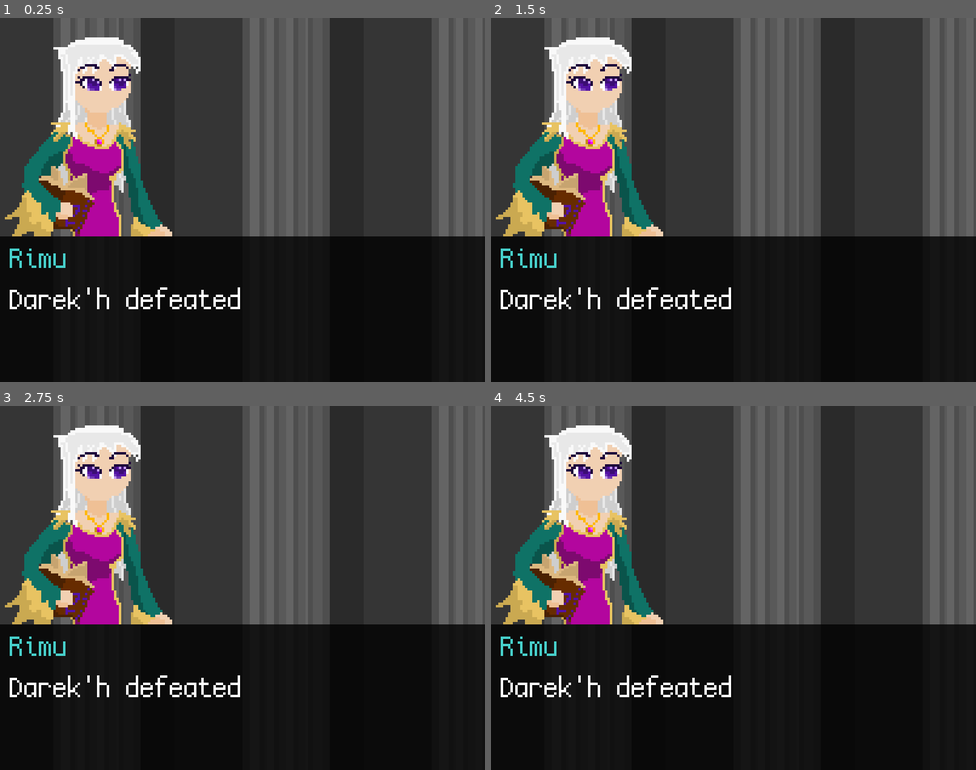
Above: before the commit, frames 1-4 (two rows, left to right).
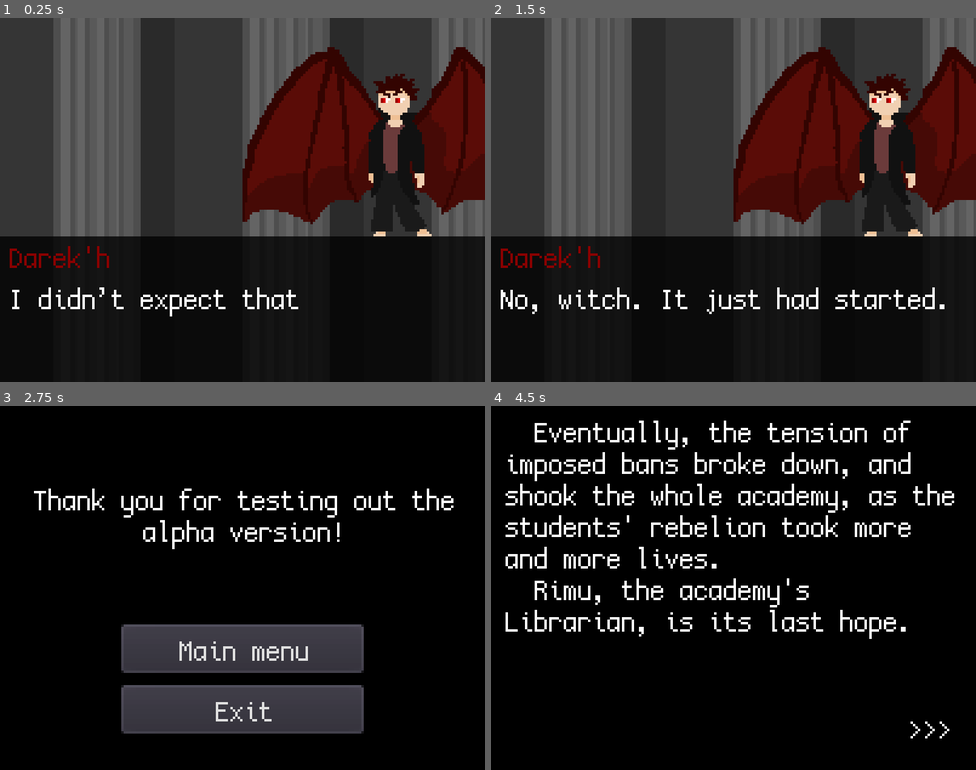
Above: after the commit, the same moments.

Repository: Voltinus/rimu
Game: Godot game, scene res://levels/Dialogue10DarekhAfter/Dialogue10DarekhAfter.tscn
Same seed, same stepped clock (60 frames per second), same inputs: the game is played once before the commit and once after it. This scene is started directly instead of the project's main scene.
Inputs (mouse positions are in pixels of both pictures, inside the frame that each line leads up to):
- Up to frame 1 (0.25 s): no input
- Up to frame 2 (1.5 s): tap Enter (dialogue_skip) at 0.5 s; hold D (move_right) 0.53-1.28 s; tap Space at 1.25 s; hold S (move_down) from 1.28 s (still down)
- Up to frame 3 (2.75 s): tap Enter (dialogue_skip) at 2 s; release S (move_down) at 2.03 s; hold D (move_right) from 2.03 s (still down)
- Up to frame 4 (4.5 s): release D (move_right) at 2.75 s; click (733, 649) at 2.75 s, where only the run after the commit has a clickable "Main menu"; click (733, 624) at 3.5 s, where only the run after the commit has a clickable "New game"; tap Space at 4.25 s; hold W (move_up) from 4.28 s (still down)

The runs differ from the first frame. In frame 1, 30% of the frame differs, in the area x 1-100%, y 5-82%; in frame 2, 30%; in frame 3, 74%, in the area x 0-100%, y 0-90%; in frame 4, 61%.
Error before the commit: Invalid get index '2' (on base: 'Array'). (res://levels/Dialogue10DarekhAfter/Dialogue10DarekhAfter.gd:44)

Commit message:
Game should be now playable from start to the end

Diff:
--- a/levels/Dialogue10DarekhAfter/Dialogue10DarekhAfter.gd
+++ b/levels/Dialogue10DarekhAfter/Dialogue10DarekhAfter.gd
@@ -1 +1,12 @@
 extends "res://templates/Dialogue/Dialogue.gd"
+
+func _ready():
+	dialogue_lines = [
+		["Darek'h", "DIAL_DAREKH3"],
+		["Rimu", "DIAL_RIMU24"],
+		["Darek'h", "DIAL_DAREKH4"]
+	]
+
+	next_stage = "EndOfVersion"
+
+	_update()
--- a/levels/Dialogue10DarekhAfter/Dialogue10DarekhAfter.tscn
+++ b/levels/Dialogue10DarekhAfter/Dialogue10DarekhAfter.tscn
@@ -5,4 +5,3 @@
 
 [node name="Dialogue10DarekhAfter" instance=ExtResource( 1 )]
 script = ExtResource( 2 )
-dialogue_lines = [ [ "Rimu", "Darek'h defeated" ] ]
--- a/levels/Dialogue9DarekhBefore/Dialogue9DarekhBefore.gd
+++ b/levels/Dialogue9DarekhBefore/Dialogue9DarekhBefore.gd
@@ -2,7 +2,10 @@
 
 func _ready():
 	dialogue_lines = [
-		["Rimu", "DIAL_RIMU16"]
+		["Rimu", "DIAL_RIMU22"],
+		["Darek'h", "DIAL_DAREKH1"],
+		["Rimu", "DIAL_RIMU23"],
+		["Darek'h", "DIAL_DAREKH2"]
 	]
 
 	next_stage = "Level5Dark"
--- /dev/null
+++ b/levels/EndOfVersion/EndOfVersion.gd
@@ -0,0 +1,8 @@
+extends Control
+
+
+func _on_ButtonMainMenu_pressed():
+	Global.goto_scene("MainMenu")
+
+func _on_ButtonExit_pressed():
+	Global.quit()
--- /dev/null
+++ b/levels/EndOfVersion/EndOfVersion.tscn
@@ -0,0 +1,46 @@
+[gd_scene load_steps=3 format=2]
+
+[ext_resource path="res://gui/theme.tres" type="Theme" id=1]
+[ext_resource path="res://levels/EndOfVersion/EndOfVersion.gd" type="Script" id=2]
+
+[node name="EndOfVersion" type="Control"]
+anchor_right = 1.0
+anchor_bottom = 1.0
+margin_right = -600.0
+margin_bottom = -450.0
+script = ExtResource( 2 )
+__meta__ = {
+"_edit_use_anchors_": false
+}
+
+[node name="Label" type="Label" parent="."]
+margin_right = 200.0
+margin_bottom = 90.0
+theme = ExtResource( 1 )
+text = "THANKS_ALPHA"
+align = 1
+valign = 1
+autowrap = true
+
+[node name="ButtonMainMenu" type="Button" parent="."]
+margin_left = 50.0
+margin_top = 90.0
+margin_right = 150.0
+margin_bottom = 110.0
+mouse_default_cursor_shape = 2
+theme = ExtResource( 1 )
+text = "MAIN_MENU"
+__meta__ = {
+"_edit_use_anchors_": false
+}
+
+[node name="ButtonExit" type="Button" parent="."]
+margin_left = 50.0
+margin_top = 115.0
+margin_right = 150.0
+margin_bottom = 135.0
+mouse_default_cursor_shape = 2
+theme = ExtResource( 1 )
+text = "EXIT"
+[connection signal="pressed" from="ButtonMainMenu" to="." method="_on_ButtonMainMenu_pressed"]
+[connection signal="pressed" from="ButtonExit" to="." method="_on_ButtonExit_pressed"]
--- a/misc/translations.csv
+++ b/misc/translations.csv
@@ -1,5 +1,6 @@
 string;en;pl;eo
 NEW_GAME;New game;Nowa gra;Nova ludo
+MAIN_MENU;Main menu;Menu główne;Ĉefa menuo
 EXIT;Exit;Wyjście;Fermi
 THE_LEGEND_OF;The legend of;Legenda;La legendo de
 ERROR;Error;Błąd;Eraro
@@ -29,7 +30,7 @@
 DIAL_LILI7;Actually, no.;Tak naprawdę, to nie.;DIAL_LILI7_eo
 DIAL_RIMU9;I can't get along with you.;Nie dogadam się z tobą.;DIAL_RIMU9_eo
 DIAL_LILI8;I’m sorry, miss Rimu.;Przepraszam, pani Rimu.;DIAL_LILI8_eo
-DIAL_RIMU10;It’s okay.;Nieszkodzi.;DIAL_RIMU10_eo
+DIAL_RIMU10;It’s okay.;Nie szkodzi.;DIAL_RIMU10_eo
 DIAL_RIMU11;I don’t know you… Who are you?;Nie znam cię… Kim jesteś?;DIAL_RIMU11_eo
 DIAL_VADA1;…;…;DIAL_VADA1_eo
 DIAL_RIMU12;Hello?;Halo?;DIAL_RIMU12_eo
@@ -37,7 +38,7 @@
 DIAL_RIMU13;Will you answer me?;Odpowiesz mi?;DIAL_RIMU13_eo
 DIAL_VADA3;My name is Vad’a;Nazywam się Vad’a;DIAL_VADA3_eo
 DIAL_RIMU14;And?;I?;DIAL_RIMU14_eo
-DIAL_VADA4;And I’m sorry, but I’ll never betray him… *melts*;I przepraszam, ale nigdy go nie zdradzę… *rospuszcza się*;DIAL_VADA4_eo
+DIAL_VADA4;And I’m sorry, but I’ll never betray him… *melts*;I przepraszam, ale nigdy go nie zdradzę… *rozpuszcza się*;DIAL_VADA4_eo
 DIAL_RIMU15;Strange… Well then, I feel I’m getting close.;Dziwne… No nic, czuję, że się zbliżam.;DIAL_RIMU15_eo
 DIAL_RIMU16;Aria! Dress yourself up.;Aria! Ubierz się.;DIAL_RIMU16_eo
 DIAL_ARIA1;Why?;Czemu?;DIAL_ARIA1_eo
@@ -50,3 +51,11 @@
 DIAL_ARIA4;I know, I know… Darek’h is behind that door.;Znam, znam… Darek’h jest za tymi drzwiami.;DIAL_ARIA4_eo
 DIAL_RIMU21;Thanks. Bye!;Dzięki. Cześć!;DIAL_RIMU21_eo
 DIAL_ARIA5;Byyyye!;Pa paaaa!;DIAL_ARIA5_eo
+DIAL_RIMU22;I’ve finally found you!;W końcu cię znalazłam!;DIAL_RIMU22_eo
+DIAL_DAREKH1;Really? Did you even tried to understand us?;Doprawdy? Próbowałaś nas w ogóle zrozumieć?;DIAL_DAREKH1_eo
+DIAL_RIMU23;It’s for your own good.;To dla waszego dobra.;DIAL_RIMU23_eo
+DIAL_DAREKH2;Rigth… Let's get it over with.;Jasne… Miejmy to już za sobą.;DIAL_DAREKH2_eo
+DIAL_DAREKH3;I didn’t expect that;Tego się nie spodziewałem…;DIAL_DAREKH3_eo
+DIAL_RIMU24;This is the end of your rebelion.;To koniec twojego buntu.;DIAL_RIMU23_eo
+DIAL_DAREKH4;No, witch. It just had started.;Nie , wiedźmo. Dopiero się zaczął.;DIAL_DAREKH4_eo
+THANKS_ALPHA;Thank you for testing out the alpha version!;Dzięki za przetestowanie wersji alfa!;THANKS_ALPHA_eo
Binary file changed: misc/translations.en.translation
Binary file changed: misc/translations.eo.translation
Binary file changed: misc/translations.pl.translation
Not shown, removed: misc/.~lock.translations.csv#
